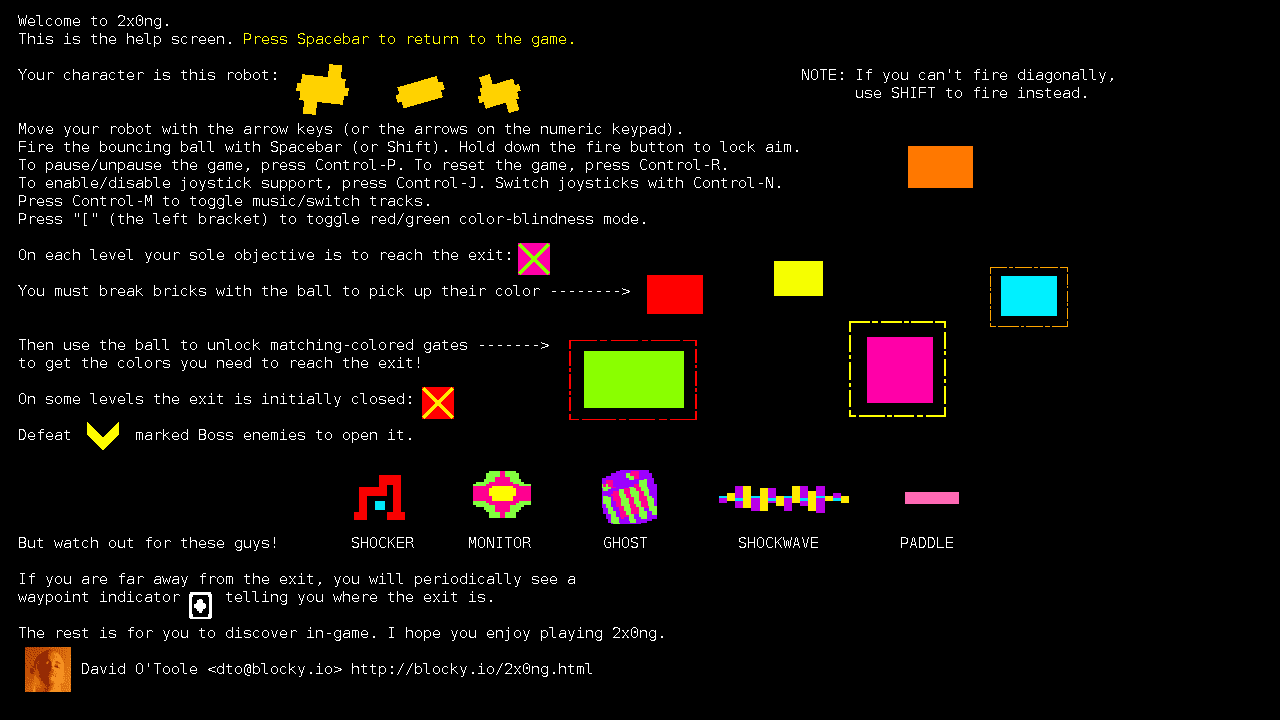
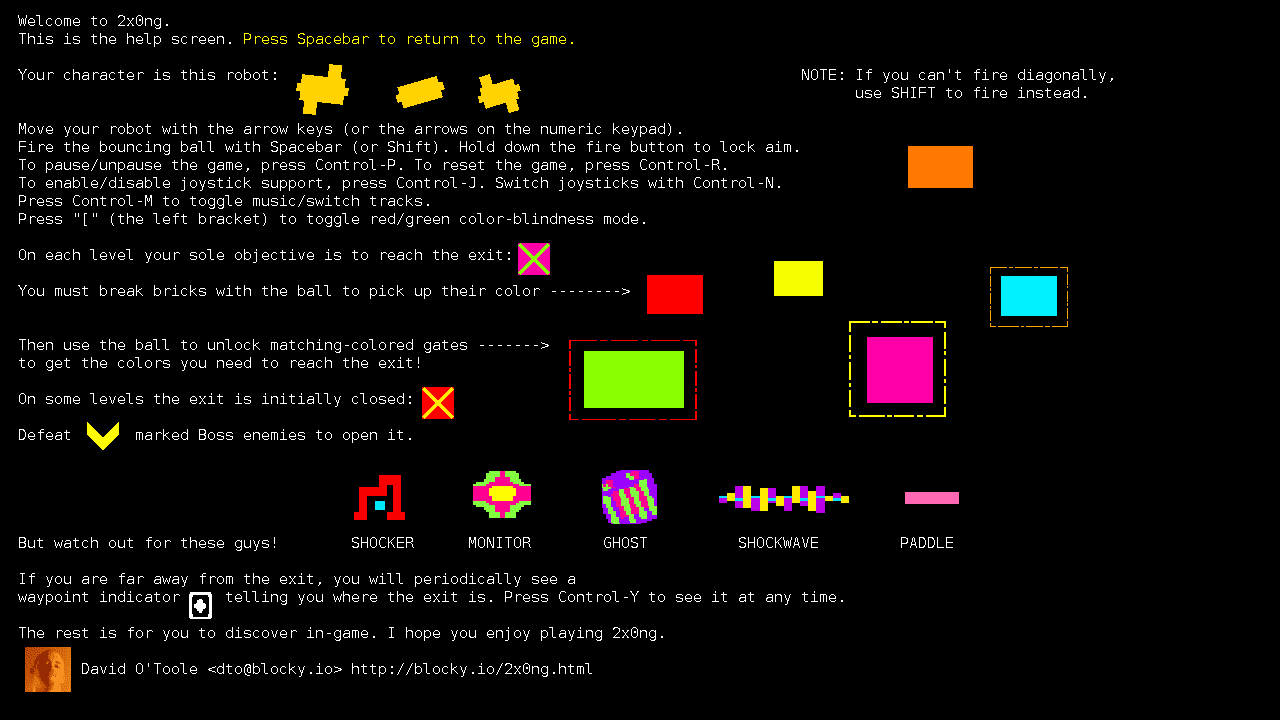
Layers edited between the first and the second (1280, 720) image:
painted on "Welcome to 2x0ng. ..." over <box>505,591,843,605</box>
